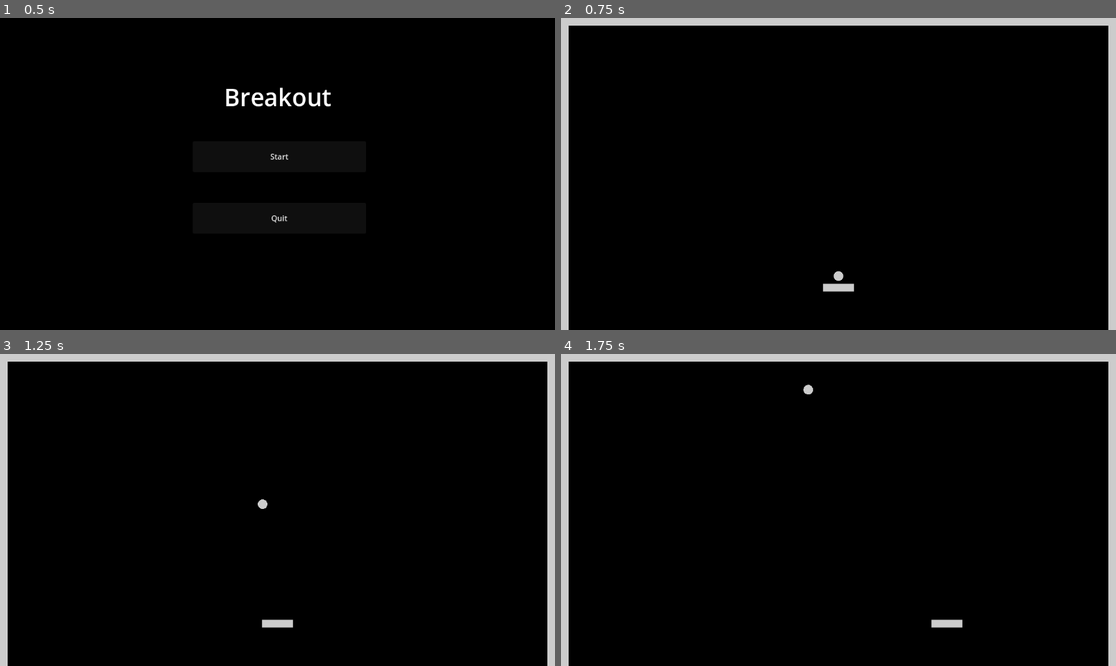
Above: before the commit, frames 1-4 (two rows, left to right).
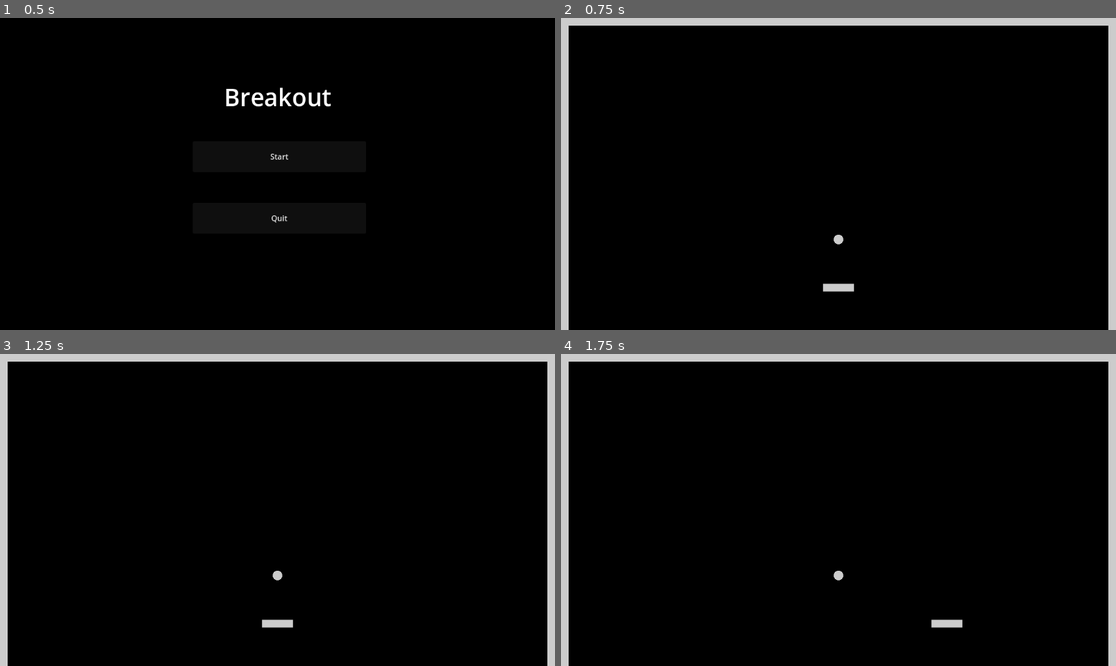
Above: after the commit, the same moments.

Repository: 5tupidmuffin/gd_breakout
Game: Godot game, scene res://scenes/menu/menu.tscn
Same seed, same stepped clock (60 frames per second), same inputs: the game is played once before the commit and once after it.
Inputs:
- Up to frame 1 (0.5 s): no input
- Up to frame 2 (0.75 s): click "Start" at 0.5 s
- Up to frame 3 (1.25 s): no input
- Up to frame 4 (1.75 s): tap Enter at 1.25 s; hold Right (ui_right) from 1.28 s (still down)

Frame 1 is identical in both runs. In frame 2, less than 0.1% of the frame differs, in the area x 49-51%, y 69-85%; in frame 3, less than 0.1%; in frame 4, less than 0.1%.

Commit message:
updated ball spawn logic

Diff:
--- /dev/null
+++ b/entities/spawn_point/SpawnPoint.gd
@@ -0,0 +1,33 @@
+extends Node2D
+class_name SpawnPoint
+
+signal ball_collided(ball_ref, collided_obj)
+#signal ball_collided(ball_ref: Ball, collided_obj: Object)
+
+
+@export var paddle: Paddle
+@export var spawn_freeze: int = 3
+@export var paddle_distance: int = 100
+
+@onready var timer: Timer = $Timer
+
+var ball_ref: Ball = null
+
+
+func spawn_ball() -> void:
+	var ball_scene: PackedScene = load("res://entities/ball/ball.tscn")
+	var ball: Ball = ball_scene.instantiate()
+	ball_ref = ball
+	ball.direction = Vector2.ZERO
+	ball.global_position = paddle.global_position + Vector2(0, -paddle_distance)
+	ball.connect("collided", _on_ball_collision)
+	add_sibling(ball)
+	timer.start(spawn_freeze)
+
+
+func _on_timer_timeout() -> void:
+	ball_ref.direction = Vector2(0, 1)
+
+
+func _on_ball_collision(ball_ref: Ball, collided_wth: Object) -> void:
+	emit_signal("ball_collided", ball_ref, collided_wth)
--- /dev/null
+++ b/entities/spawn_point/spawn_point.tscn
@@ -0,0 +1,13 @@
+[gd_scene load_steps=2 format=3 uid="uid://cygf88xaya8hd"]
+
+[ext_resource type="Script" path="res://entities/spawn_point/SpawnPoint.gd" id="1_8mery"]
+
+[node name="SpawnPoint" type="Node2D"]
+position = Vector2(576, 456)
+script = ExtResource("1_8mery")
+
+[node name="Timer" type="Timer" parent="."]
+wait_time = 3.0
+one_shot = true
+
+[connection signal="timeout" from="Timer" to="." method="_on_timer_timeout"]
--- a/scenes/game/game.gd
+++ b/scenes/game/game.gd
@@ -1,12 +1,13 @@
 extends Node2D
+class_name Game
 
 
 @onready var dead_zone: StaticBody2D = $DeadZone
-@onready var spawn_point: Node2D = $SpawnPoint
+@onready var spawn_point: SpawnPoint = $SpawnPoint
 
 
 func _ready() -> void:
-	spawn_ball()
+	spawn_point.spawn_ball()
 
 
 func _input(event: InputEvent) -> void:
@@ -14,15 +15,7 @@
 		get_tree().reload_current_scene()
 
 
-func spawn_ball() -> void:
-	var ball_scene := load("res://entities/ball/ball.tscn")
-	var new_ball: Ball = ball_scene.instantiate()
-	new_ball.connect("collided", _on_ball_collided)
-	new_ball.global_position = spawn_point.global_position
-	add_child(new_ball)
-
-
 func _on_ball_collided(ball_ref: Ball, collided_with: Object) -> void:
 	if collided_with is DeadZone:
 		ball_ref.queue_free()
-		spawn_ball()
+		spawn_point.spawn_ball()
--- a/scenes/game/game.tscn
+++ b/scenes/game/game.tscn
@@ -1,9 +1,10 @@
-[gd_scene load_steps=6 format=3 uid="uid://xi64rtsc6jnm"]
+[gd_scene load_steps=7 format=3 uid="uid://xi64rtsc6jnm"]
 
 [ext_resource type="Script" path="res://scenes/game/game.gd" id="1_yhdcr"]
 [ext_resource type="PackedScene" uid="uid://syowwubi0s7e" path="res://entities/wall/wall.tscn" id="1_yjis4"]
 [ext_resource type="PackedScene" uid="uid://26isrcdqyi7h" path="res://entities/paddle/paddle.tscn" id="2_7h3m7"]
 [ext_resource type="Script" path="res://scenes/game/dead_zone.gd" id="5_38pcr"]
+[ext_resource type="PackedScene" uid="uid://cygf88xaya8hd" path="res://entities/spawn_point/spawn_point.tscn" id="5_wjurp"]
 
 [sub_resource type="RectangleShape2D" id="RectangleShape2D_igx5n"]
 size = Vector2(1152, 20)
@@ -21,7 +22,10 @@
 script = ExtResource("5_38pcr")
 
 [node name="CollisionShape2D" type="CollisionShape2D" parent="DeadZone"]
+position = Vector2(0, -48)
 shape = SubResource("RectangleShape2D_igx5n")
 
-[node name="SpawnPoint" type="Node2D" parent="."]
-position = Vector2(576, 456)
+[node name="SpawnPoint" parent="." node_paths=PackedStringArray("paddle") instance=ExtResource("5_wjurp")]
+paddle = NodePath("../Paddle")
+
+[connection signal="ball_collided" from="SpawnPoint" to="." method="_on_ball_collided"]
